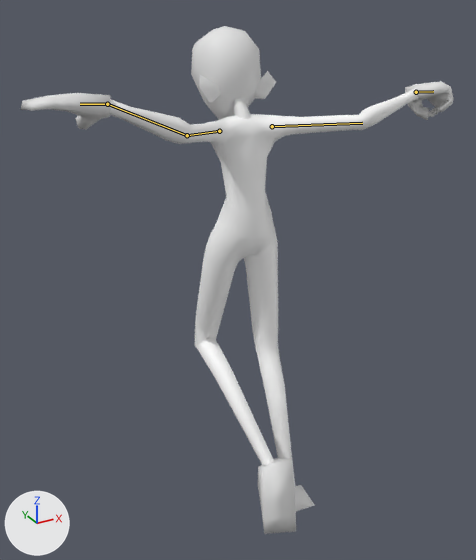
A saved change to the glTF model Player/Assets/PlayerFinal/angel_body_final.glb.
The view is the same before and after, from a 50 mm lens placed at (-1.16, -2.07, 2.12), pointed at (-0.04, -0.05, 1.11). The axes (+X, +Y, +Z) are drawn at lower left. The lights are the same throughout. The picture after the commit comes second. Both versions are drawn at frame 70 of the action 'fall_default'; the numbers are the values there. The bones that change are drawn over the model as lines.

Names of what the first picture shows: 'body', 'feet', 'hands', 'head' and 1 more.
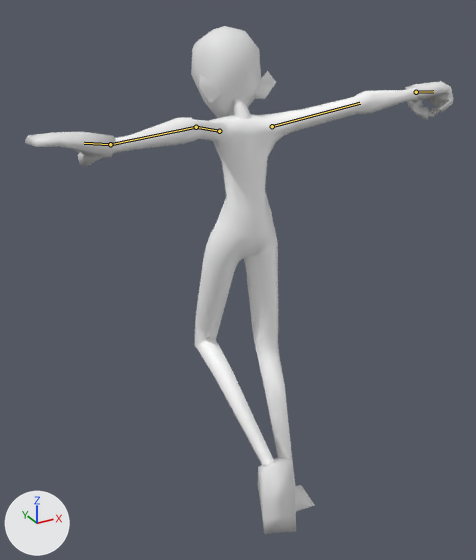
What differs and where, as boxes [x1, y1, x2, y2] in the pictures (476 x 560 px):
'body', posed
    before: [110, 88, 419, 488]
    after: [113, 88, 419, 488]
'hands', posed (72% taller)
    before: [21, 81, 454, 130]
    after: [25, 81, 454, 166]
bone 'upper_arm.L', root to tip
    before: (219, 131) to (187, 135)
    after: (219, 131) to (196, 127)
bone 'forearm.L', root to tip
    before: (187, 135) to (107, 104)
    after: (196, 127) to (110, 144)
bone 'hand.L', root to tip
    before: (107, 104) to (80, 104)
    after: (110, 144) to (84, 143)
bone 'upper_arm.R', root to tip
    before: (272, 126) to (362, 123)
    after: (272, 126) to (360, 103)

The edits, one by one:
Bone 'upper_arm.L' (bone_upper_arm_l) turns from (51, -31, -22) to (48, 4, 11) degrees about its own x, y and z.
Bone 'forearm.L' (bone_forearm_l) turns from (-37, 1, 3) to (-47, 2, 4) degrees about its own x, y and z.
Bone 'hand.L' (bone_hand_l) turns from (-26, 11, -19) to (17, -14, -14) degrees about its own x, y and z.
Bone 'upper_arm.R' (bone_upper_arm_r) turns from (45, 29, 14) to (44, -2, 1) degrees about its own x, y and z.
Bone 'hand.R' (bone_hand_r) turns from (-18, -29, -12) to (-9, 3, -14) degrees about its own x, y and z.
